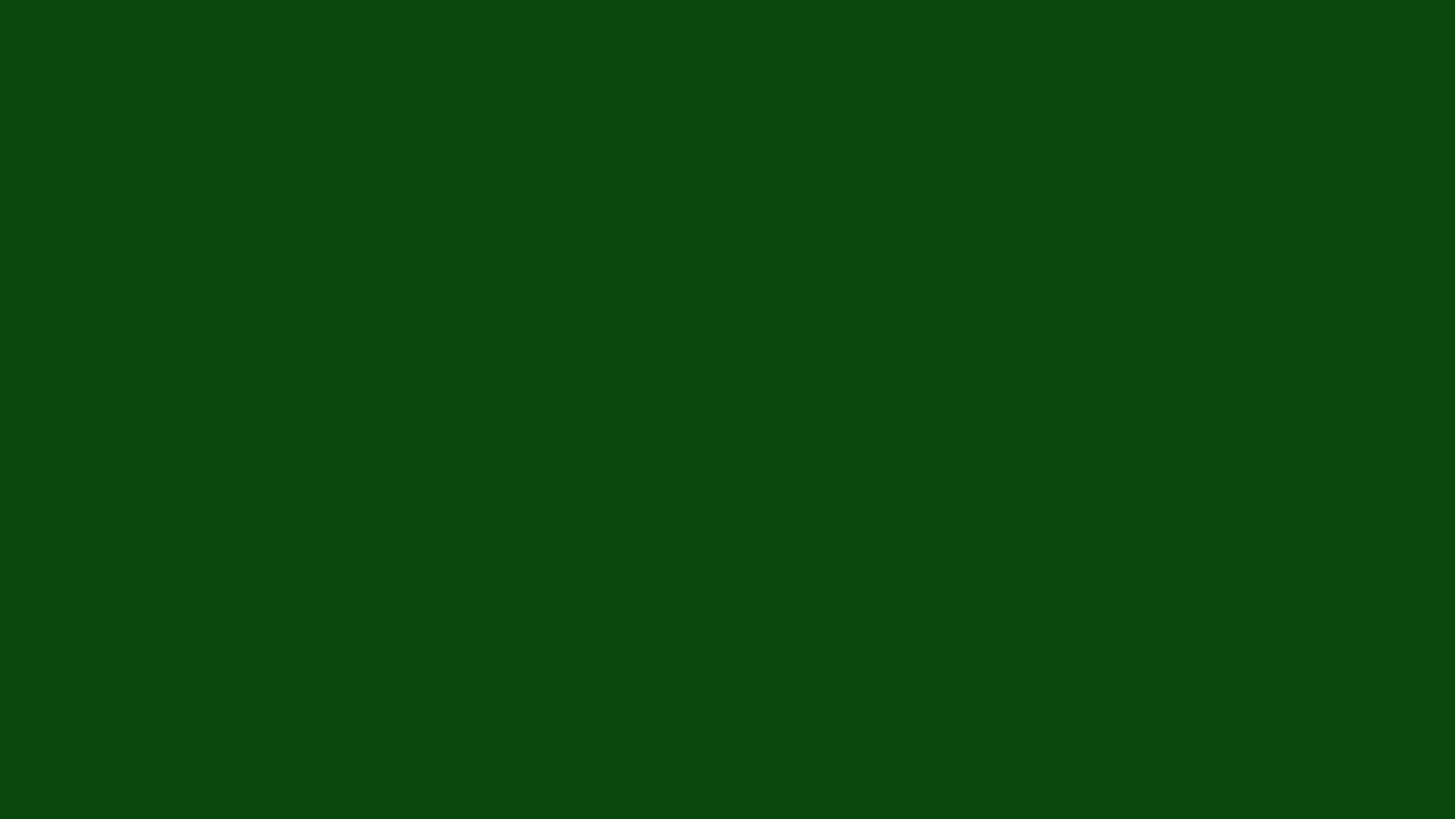
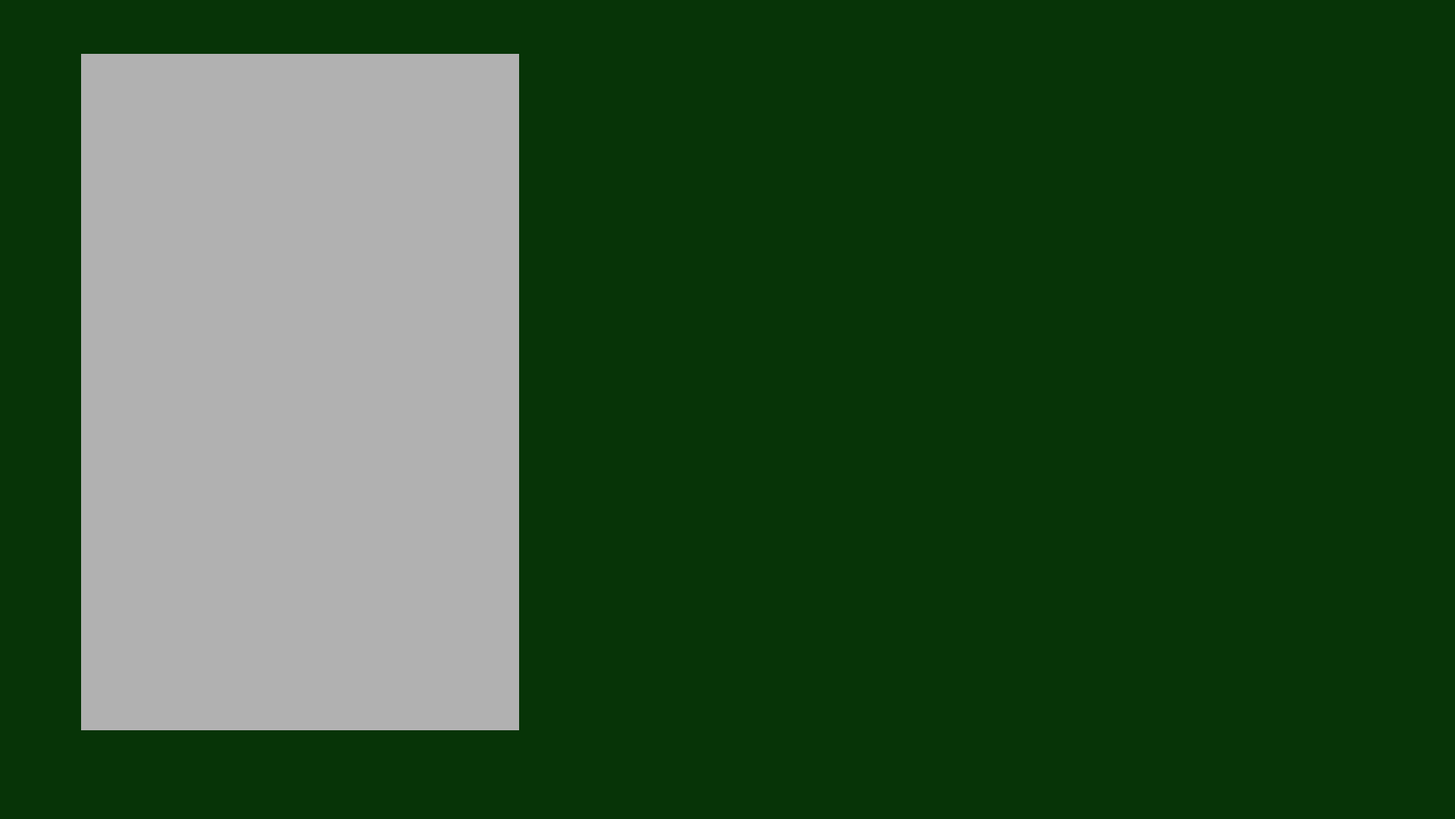
Layer changes from the first 1455 × 819 image to the second:
added layer "Layer" above "Background" over <box>81,53,520,730</box>
painted on "Background" over <box>0,0,1455,819</box>
